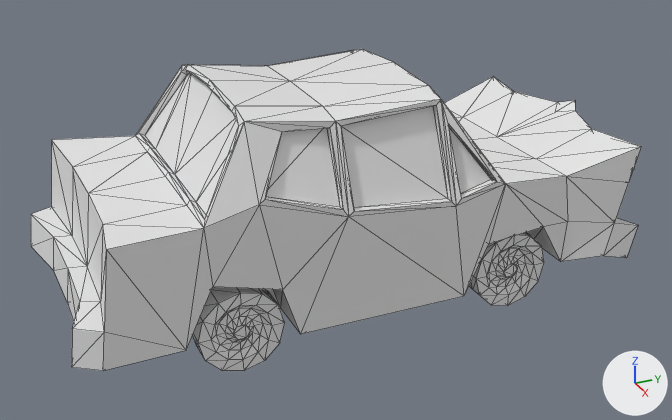
One commit to the glTF model gfx/auto/sedan/auto.sedan.glb: the scene before it, then after it.
Camera for both pictures: a 50 mm lens placed at (3.93, -1.9, 2.36), pointed at (0.06, -0.16, 0.43). Arrows for +X, +Y and +Z are at lower right; the lights stay in place. Mesh edges are drawn as thin lines. Where no turn or scale is listed for an object, it has been applied to the vertices. Vertices at the same position are counted once.

In view in the first picture: 'Cube', 'wheel.001', 'wheel.002'.
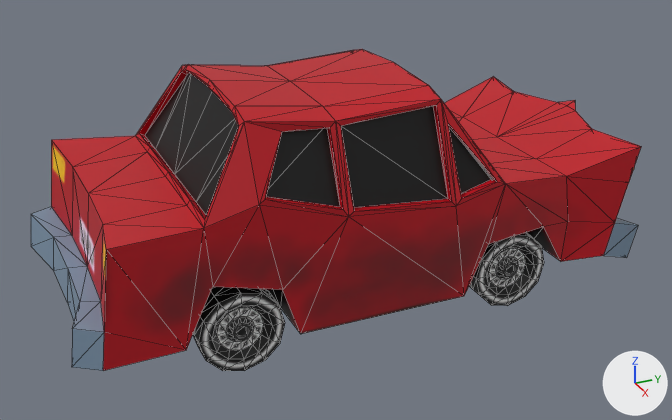
Boxes [x1, y1, x2, y2] around the edits, measured in the pictures (672 x 420 px):
```json
{"object": "Cube", "change": "recoloured, surface changed", "before": [31, 49, 641, 371], "after": [31, 49, 641, 371], "on screen": "white to red"}
{"object": "wheel.003", "change": "reshaped, moved", "after": [193, 287, 285, 371], "on screen": "not visible before"}
{"object": "wheel.001", "change": "recoloured, reshaped, moved", "before": [193, 287, 284, 371], "on screen": "not visible afterwards"}
{"object": "wheel.002", "change": "recoloured, reshaped", "before": [469, 233, 544, 306], "after": [469, 233, 544, 306]}
{"part": 2, "of": "me_wheel", "change": "built on", "before": [193, 287, 278, 359], "after": [193, 287, 278, 360]}
{"part": 3, "of": "me_wheel", "change": "recoloured", "before": [199, 293, 284, 371], "after": [199, 293, 284, 371]}
```

Edits to the scene script, one JSON object a line:
```json
{"op": "add", "block": "img_rengas", "code": ["img_rengas = load_image('rengas', '_unpacked/rengas', 64, 64, 'sRGB')"]}
{"op": "add", "block": "img_auto_sedan", "code": ["img_auto_sedan = load_image('auto.sedan', '_unpacked/auto.sedan', 256, 256, 'sRGB')"]}
{"op": "add", "block": "mat_rengas", "code": ["mat_rengas = principled_material('rengas')", "mat_rengas.texture = img_rengas"]}
{"op": "add", "block": "mat_auto_sedan_body", "code": ["mat_auto_sedan_body = principled_material('auto.sedan.body')", "mat_auto_sedan_body.texture = img_auto_sedan"]}
{"block": "me_cube", "where": "me_cube.from_pydata(...)  # 252 vertices, 500 faces; spans x -0.67..0.67, y -1.58..1.32, z 0.11..1.16"}
{"block": "me_cube", "where": "# used by ob_cube; location = (0.0, 0.0, 0.0)"}
{"op": "remove", "block": "me_cube", "code": "me_cube.materials.append(mat_material)  # white #e7e7e7"}
{"block": "me_cube", "change": "me_cube part 1: texture (UV) coordinates of 500 of 500 faces, centred in x -0.66..0.66, y -1.54..1.27, z 0.11..1.14, changed; they spanned u 0.38..0.63, v 0.5..0.75 and now span u 0.0..1.0, v 0.0..0.99"}
{"op": "add", "block": "me_cube", "code": "me_cube.materials.append(mat_auto_sedan_body)  # picture img_auto_sedan"}
{"block": "me_wheel", "where": "# used by ob_wheel_001; location = (0.496, -0.839, 0.171); rotation_euler = (0.0, 1.571, 0.0), in degrees (0, 90, 0)"}
{"op": "remove", "block": "me_wheel", "code": "me_wheel.from_pydata(...)  # 72 vertices, 140 faces; spans x -0.2..0.2, y -0.2..0.2, z -0.065..0.065"}
{"op": "add", "block": "me_wheel", "code": "me_wheel.from_pydata(...)  # 132 vertices, 260 faces; spans x -0.2..0.2, y -0.2..0.2, z -0.065..0.065"}
{"block": "me_wheel", "change": "me_wheel part 2"}
{"block": "me_wheel", "change": "34 faces are deleted"}
{"block": "me_wheel", "change": "48 vertices are added at x -0.14..0.14, y -0.14..0.14, z -0.065..-0.034"}
{"block": "me_wheel", "change": "12 new vertices lie (0.0, 0.0, -0.065) away from vertices in x -0.2..0.2, y -0.2..0.2, z 0.065"}
{"block": "me_wheel", "change": "154 new faces join them"}
{"block": "me_wheel", "change": "me_wheel part 3: 106 faces spanning x -0.2..0.2, y -0.2..0.2, z 0.034..0.065 switch from no material to mat_rengas (picture img_rengas)"}
{"op": "add", "block": "me_wheel_1", "code": ["me_wheel_1 = bpy.data.meshes.new('wheel')", "me_wheel_1.from_pydata(...)  # 132 vertices, 260 faces; spans x -0.2..0.2, y -0.2..0.2, z -0.065..0.065", "me_wheel_1.materials.append(mat_rengas)  # picture img_rengas"]}
{"op": "set", "path": "ob_wheel_001.location", "old": "(0.496, -0.839, 0.171)", "new": "(-0.496, 0.564, 0.171)"}
{"op": "set", "path": "ob_wheel_002", "old": "bpy.data.objects.new('wheel.002', me_wheel_001)", "new": "bpy.data.objects.new('wheel.002', me_wheel_1)"}
{"op": "set", "path": "ob_wheel_003.location", "old": "(-0.496, -0.839, 0.171)", "new": "(0.496, -0.836, 0.171)"}
```
